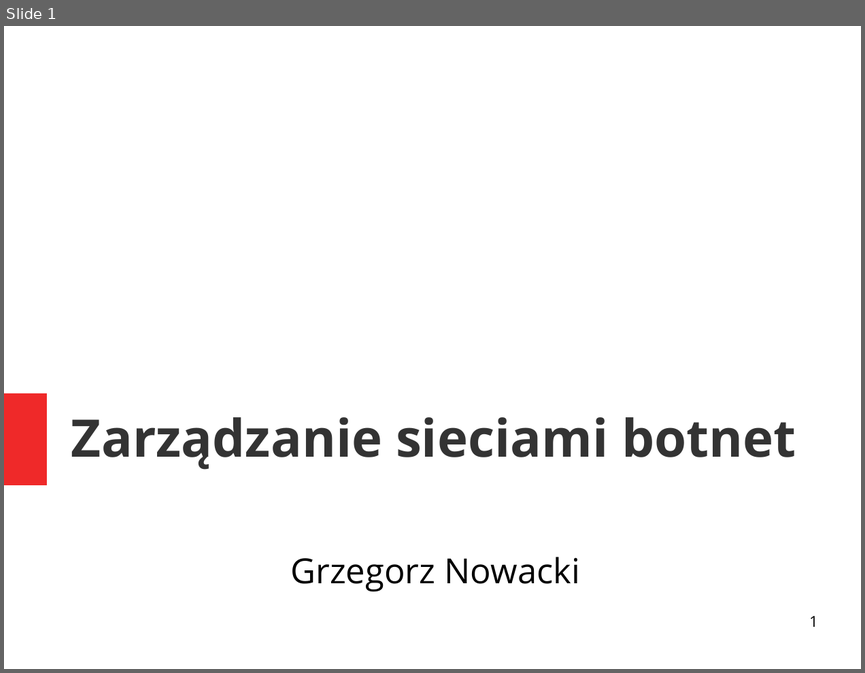
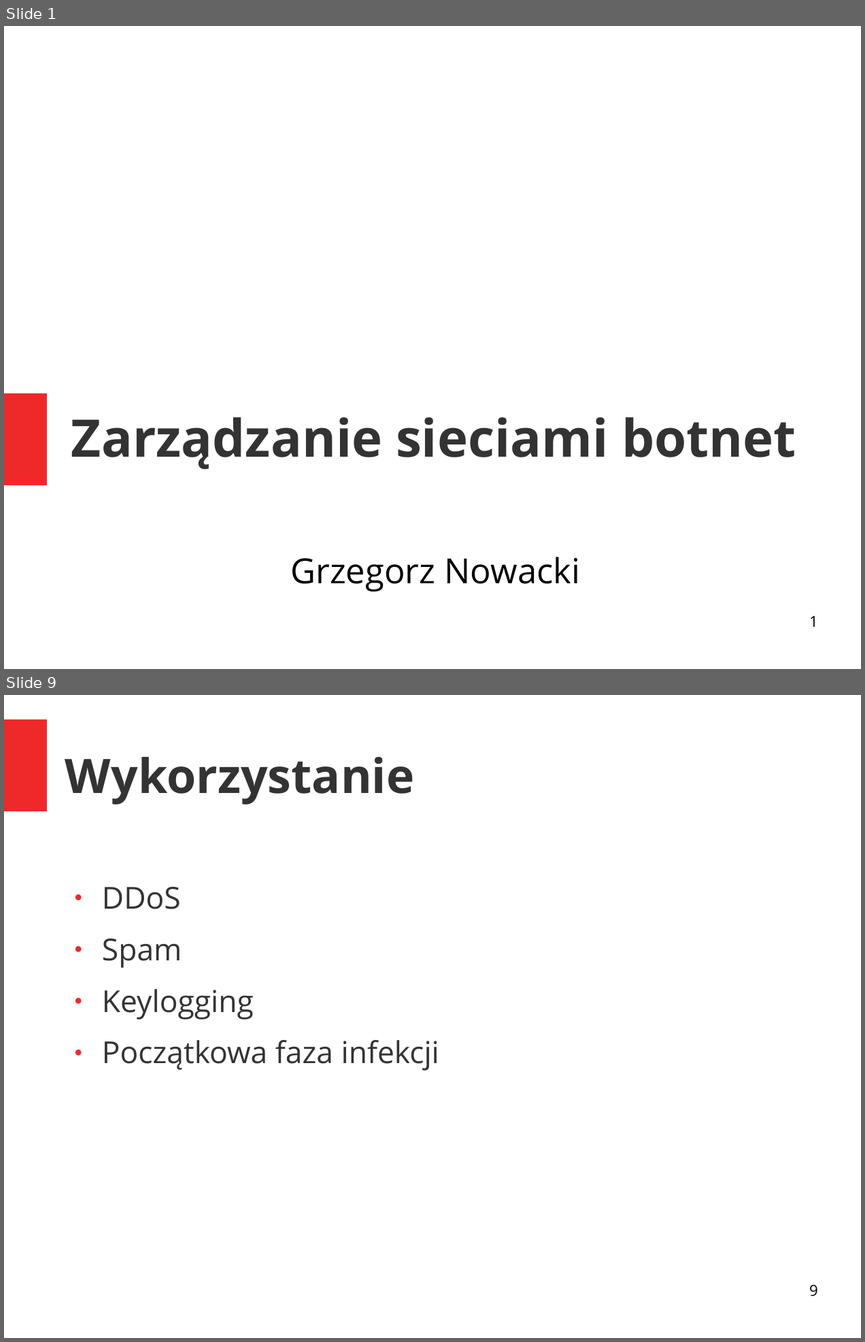
Before and after one commit to grzegorznowacki/Botnets, a slide deck: prezentacja.odp. Shown one above the other, each under a label of ours: slide 1 before the commit, slides 1 and 9 after it; the slides between them are not shown. The pictures are 865x673 and 865x1342 pixels, drawn with LibreOffice and Linux fonts; fonts in the diff are those of the drawing. Boxes give left, top, right and bottom in pixels: in the first picture for what was removed or moved away, otherwise in the second. Text is boxed around its words. In the diff, an @@ line names an element or a change of style, - is before the commit and + after.

```diff
--- a/prezentacja.odp
+++ b/prezentacja.odp
@@ slide 9 added at <box>4,695,861,1338</box>, background #FFFFFF @@
@@ rectangle added at <box>4,719,47,811</box>, fill #EF2929 @@
@@ title added at <box>65,757,414,804</box>, 44 pt, text #333333, bold @@
+Wykorzystanie
@@ text added at <box>102,887,439,1070</box>, 28 pt, text #333333 @@
+● DDoS
+● Spam
+● Keylogging
+● Początkowa faza infekcji
@@ page number added at <box>809,1285,818,1296</box>, 14 pt, text #000000 @@
+9
```
Also in this commit, not shown: 47 other slides added, 1 slide removed.
